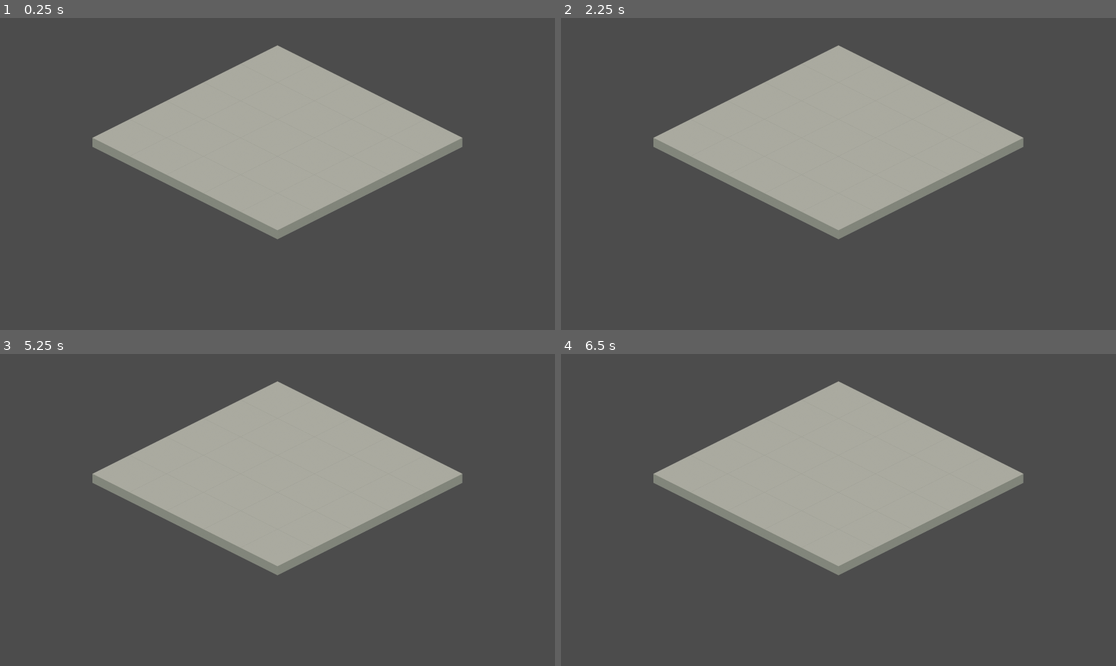
Above: before the commit, frames 1-4 (two rows, left to right).
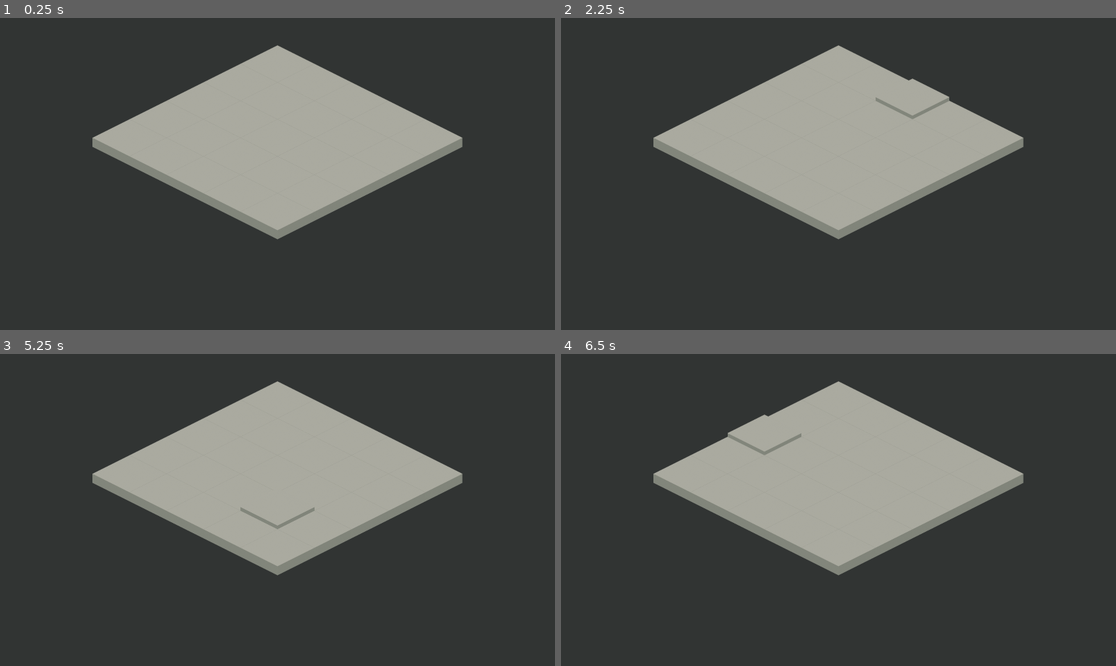
Above: after the commit, the same moments.

Repository: derUbermenk/IsoMapMaker
Game: Godot game, scene res://Scenes/MapGenerator.tscn
The game is run twice, just before and just after one commit, with the same random seed, the same clock (stepped at 60 frames per second) and the same inputs.
Inputs (mouse positions are in pixels of both pictures, inside the frame that each line leads up to):
- Up to frame 1 (0.25 s): no input
- Up to frame 2 (2.25 s): tap Enter at 0.5, 2 s; move the mouse to (960, 158) at 0.52 s; tap Space at 1.25 s; move the mouse to (727, 189) at 1.27 s; move the mouse to (894, 105) at 2.02 s
- Up to frame 3 (5.25 s): tap Space at 2.75, 4.25 s; move the mouse to (249, 572) at 2.77 s; tap Enter at 3.5 s; move the mouse to (444, 556) at 3.52 s; move the mouse to (111, 463) at 4.27 s; move the mouse to (305, 510) at 5.02 s
- Up to frame 4 (6.5 s): move the mouse to (755, 432) at 5.77 s

The runs differ from the first frame. In frame 1, 78% of the frame differs, in the area x 0-100%, y 0-100%; in frame 2, 78%; in frame 3, 78%; in frame 4, 78%.

Commit message:
add mouse hover detection on isometric square tiles

Diff:
--- /dev/null
+++ b/Scenes/Tile.gd
@@ -0,0 +1,21 @@
+extends Node2D
+
+var hover_position
+var rest_position
+
+onready var tile_area = get_node("TileArea")
+
+func _ready():
+	# set rest position as the position on instance
+	rest_position = position
+	hover_position = Vector2(position.x, position.y - 128 * 0.10 )
+
+
+func _process(delta):
+	pass
+
+func _on_TileArea_mouse_exited():
+	position = rest_position
+
+func _on_TileArea_mouse_entered():
+	position = hover_position
--- a/Scenes/Tile.tscn
+++ b/Scenes/Tile.tscn
@@ -1,10 +1,21 @@
-[gd_scene load_steps=2 format=2]
+[gd_scene load_steps=3 format=2]
 
 [ext_resource path="res://Assets/Tiles/true_iso_asphalt.png" type="Texture" id=1]
+[ext_resource path="res://Scenes/Tile.gd" type="Script" id=2]
 
 [node name="Tile" type="Node2D"]
+script = ExtResource( 2 )
 
 [node name="Sprite" type="Sprite" parent="."]
 position = Vector2( 0, -159 )
 texture = ExtResource( 1 )
 offset = Vector2( 127, -95 )
+
+[node name="TileArea" type="Area2D" parent="."]
+
+[node name="CollisionPolygon2D" type="CollisionPolygon2D" parent="TileArea"]
+position = Vector2( 127, -33 )
+polygon = PoolVector2Array( 110, -65, 0, -119, -111, -64, 0, -10 )
+
+[connection signal="mouse_entered" from="TileArea" to="." method="_on_TileArea_mouse_entered"]
+[connection signal="mouse_exited" from="TileArea" to="." method="_on_TileArea_mouse_exited"]
--- a/project.godot
+++ b/project.godot
@@ -25,4 +25,5 @@
 
 [rendering]
 
+environment/default_clear_color=Color( 0.196078, 0.207843, 0.203922, 1 )
 environment/default_environment="res://default_env.tres"
